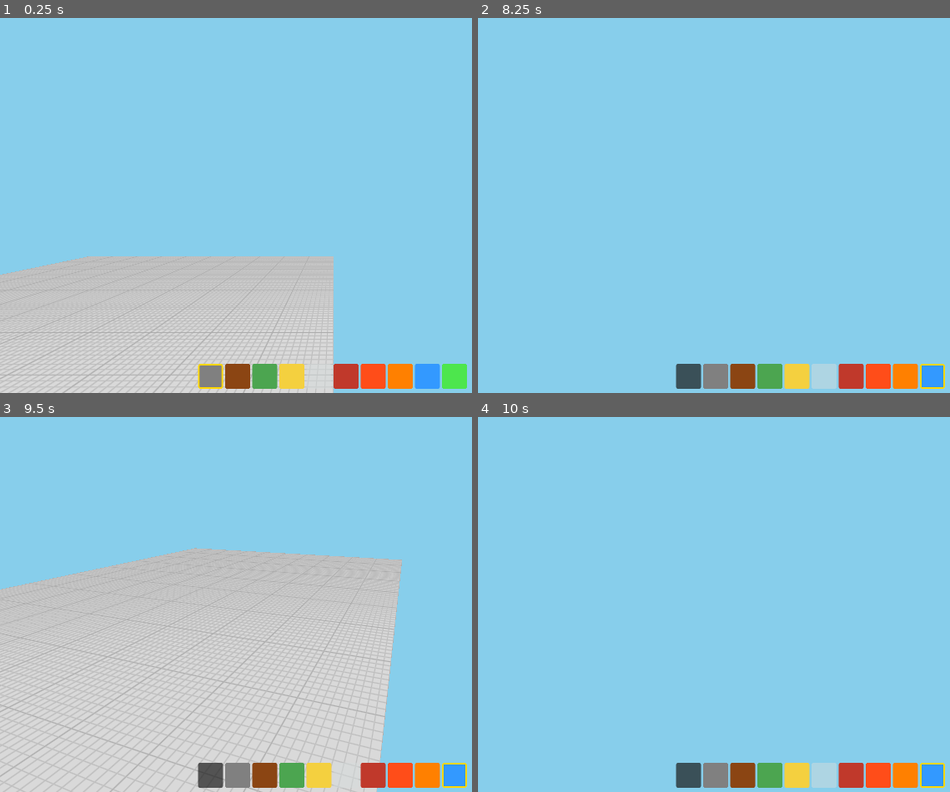
Above: before the commit, frames 1-4 (two rows, left to right).
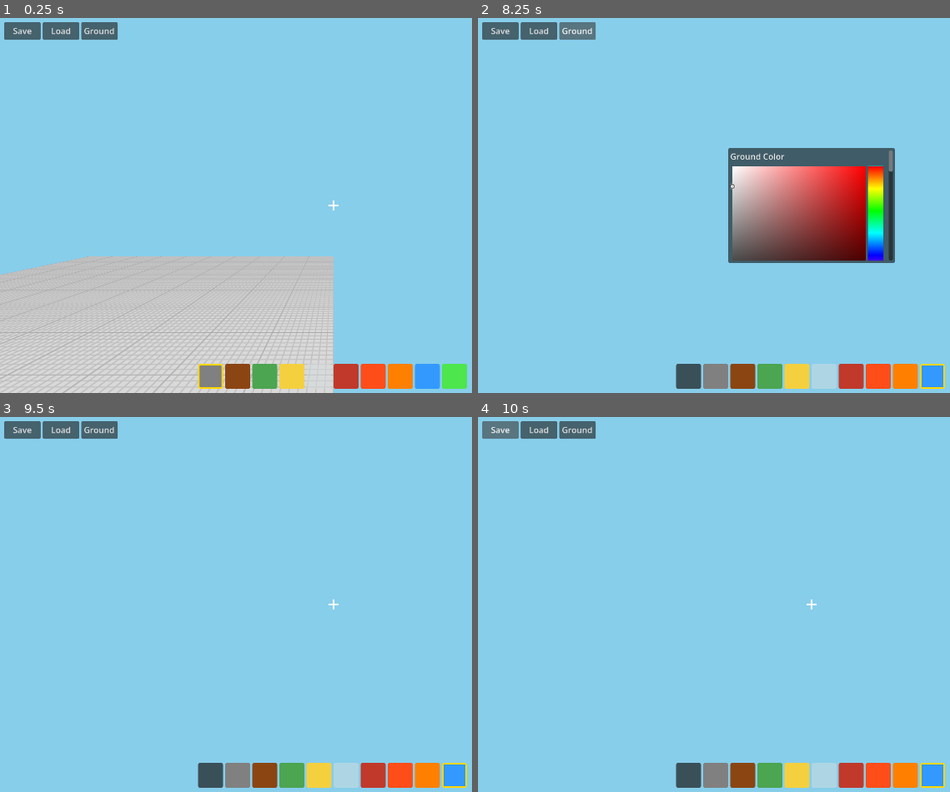
Above: after the commit, the same moments.

Repository: shbshc/building-game
Game: Godot game, scene res://scenes/main.tscn
Same seed, same stepped clock (60 frames per second), same inputs: the game is played once before the commit and once after it.
Inputs (mouse positions are in pixels of both pictures, inside the frame that each line leads up to):
- Up to frame 1 (0.25 s): no input
- Up to frame 2 (8.25 s): click (690, 378) at 0.5 s; click (714, 378) at 1.25 s; click (742, 378) at 2 s; click (770, 378) at 2.75 s; click (798, 378) at 3.5 s; click (822, 378) at 4.25 s; click (850, 378) at 5 s; click (879, 378) at 5.75 s; click (907, 378) at 6.5 s; click (931, 378) at 7.25 s; click (577, 29) at 8 s, where only the run after the commit has a clickable "Ground"
- Up to frame 3 (9.5 s): click (259, 705) at 8.77 s
- Up to frame 4 (10 s): click (501, 428) at 9.5 s, where only the run after the commit has a clickable "Save"

The runs differ from the first frame. In frame 1, 1.1% of the frame differs, in the area x 0-72%, y 1-52%; in frame 2, 12%; in frame 3, 50%, in the area x 0-86%, y 1-100%; in frame 4, 1.1%.
Error before the commit: Parse Error: Used space character for indentation instead of tab as used before in the file. (res://scripts/main.gd:135)

Commit message:
feat: interaction — place functional blocks, right-click activate, Shift+right-click rotate, continuous energy tick

Diff:
--- a/scripts/main.gd
+++ b/scripts/main.gd
@@ -13,6 +13,8 @@
 var load_btn: Button
 var ground_btn: Button
 var crosshair: ColorRect
+var _energy_tick_timer := 0.0
+const ENERGY_TICK_INTERVAL := 2.0
 
 func _ready():
 	print("=== Game started ===")
@@ -25,6 +27,20 @@
 	print("Direction test: +X -> ", $FunctionalTypes.dir_vec_to_index(Vector3i(1,0,0)))
 	print("Opposite test: ", $FunctionalTypes.opposite_direction(Vector3i(1,0,0)))
 	print("Energy check: ", $FunctionalTypes.is_energy_type(1))
+
+func _process(delta):
+	_energy_tick_timer -= delta
+	if _energy_tick_timer <= 0:
+		_energy_tick_timer = ENERGY_TICK_INTERVAL
+		_tick_continuous_energy()
+
+func _tick_continuous_energy():
+	var ft = $FunctionalTypes
+	for pos in block_manager.blocks:
+		var bd = block_manager.blocks[pos]
+		if bd.func_type == ft.FuncType.ENERGY_CONTINUOUS:
+			var dir_vec = ft.DIRECTION_VECTORS[bd.direction]
+			$ActivationSystem.trigger_activation(pos, dir_vec)
 
 func _setup_ui():
 	var ui_root = $UI/UIContainer
@@ -130,11 +146,3 @@
 		elif event.keycode == KEY_ESCAPE and backpack_panel != null and backpack_panel.visible:
 			backpack_panel.visible = false
 			Input.mouse_mode = Input.MOUSE_MODE_CAPTURED
-
-func _test_activation_chain():
-    var ft = $FunctionalTypes
-    # 放一条链：能源(5,0,5, ↑) → 移动(5,1,5, ↑)
-    block_manager.place_block(Vector3i(5, 0, 5), -1, null, ft.FuncType.ENERGY_PULSE, 2)  # +Y
-    block_manager.place_block(Vector3i(5, 1, 5), -1, null, ft.FuncType.MOVE, 2)         # +Y
-    $ActivationSystem.trigger_activation(Vector3i(5, 0, 5), Vector3i.UP)
-    print("Test activation chain done")
--- a/scripts/raycast_handler.gd
+++ b/scripts/raycast_handler.gd
@@ -55,8 +55,31 @@
 				mouse_left_held = false
 		elif event.button_index == MOUSE_BUTTON_RIGHT:
 			if event.pressed:
-				mouse_right_held = true
-				break_timer = 0.0
+				# Check if pointing at a functional block for interaction
+				var result = _raycast()
+				var interacted = false
+				if result and result.collider:
+					var parent = result.collider.get_parent()
+					if parent is MeshInstance3D:
+						var pos = parent.position
+						var grid_pos = Vector3i(int(pos.x - 0.5), int(pos.y - 0.5), int(pos.z - 0.5))
+						var bd = block_manager.get_block_data(grid_pos)
+						if bd != null:
+							var ft = $"../FunctionalTypes"
+							# Shift+Right-click: rotate direction
+							if Input.is_key_pressed(KEY_SHIFT) and bd.func_type > 0:
+								var new_dir = ft.next_direction_index(bd.direction)
+								block_manager.set_block_direction(grid_pos, new_dir)
+								interacted = true
+							# Right-click on energy block: activate
+							elif ft.is_energy_type(bd.func_type):
+								var dir_vec = ft.DIRECTION_VECTORS[bd.direction]
+								$"../ActivationSystem".trigger_activation(grid_pos, dir_vec)
+								interacted = true
+				# If not interacting with functional block, break block as normal
+				if not interacted:
+					mouse_right_held = true
+					break_timer = 0.0
 			else:
 				mouse_right_held = false
 
@@ -72,8 +95,12 @@
 		var grid_pos = _world_to_grid(result.position, result.normal)
 		if grid_pos != null and block_manager.can_place_at(grid_pos):
 			if not _is_player_cell(grid_pos):
-				var color = inv_mgr.get_selected_color($"../ItemTypes")
-				block_manager.place_block(grid_pos, selected_id, color)
+				var item_types_node = $"../ItemTypes"
+				var t = item_types_node.get_type(selected_id)
+				var func_type = t.func_type if t else 0
+				var direction = _face_to_direction(result.normal) if func_type > 0 else 2
+				var color = inv_mgr.get_selected_color(item_types_node) if func_type == 0 else null
+				block_manager.place_block(grid_pos, selected_id, color, func_type, direction)
 
 func _is_player_cell(gp: Vector3i) -> bool:
 	var p = $"../CameraRig".global_position
@@ -106,6 +133,10 @@
 	var place_pos = hit_pos + hit_normal * 0.5
 	return Vector3i(floor(place_pos.x), floor(place_pos.y), floor(place_pos.z))
 
+func _face_to_direction(normal: Vector3) -> int:
+	var n = Vector3i(int(round(normal.x)), int(round(normal.y)), int(round(normal.z)))
+	return $"../FunctionalTypes".dir_vec_to_index(n)
+
 func _update_highlight():
 	var result = _raycast()
 	if result and inv_mgr.get_selected_type() >= 0:
